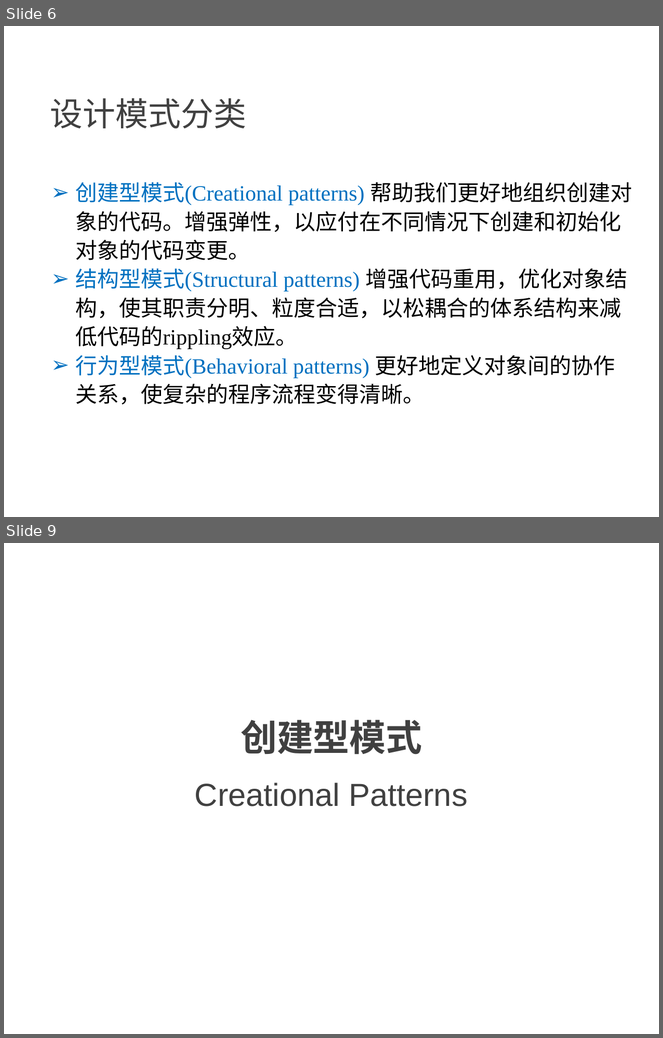
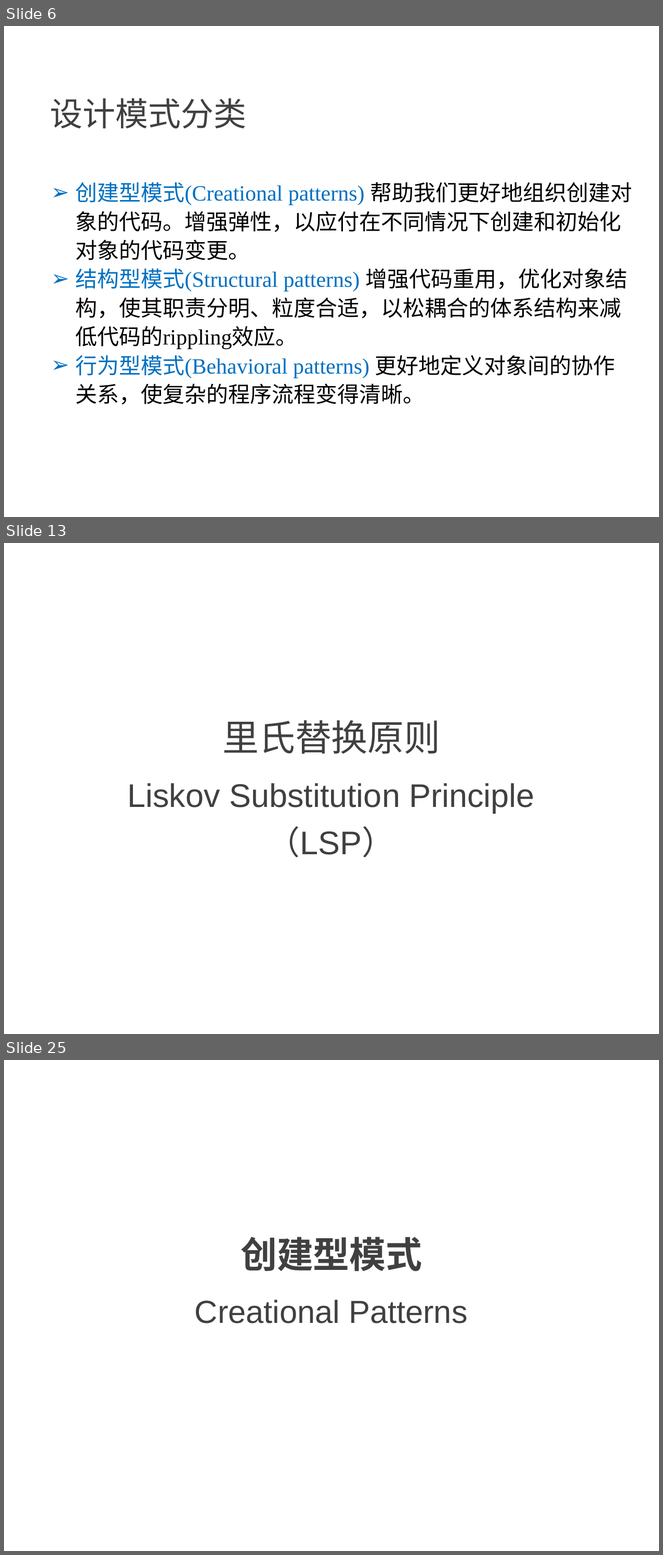
Before and after one commit to NewGr8Player/My-PPT, a slide deck: Design pattern/23种设计模式详解.pptx. Shown one above the other, each under a label of ours: slides 6 and 9 before the commit, slides 6, 13 and 25 after it; the slides between them are not shown. The pictures are 663x1038 and 663x1555 pixels, drawn with LibreOffice and Linux fonts; fonts in the diff are those of the drawing. Boxes give left, top, right and bottom in pixels: in the first picture for what was removed or moved away, otherwise in the second. Text is boxed around its words. In the diff, an @@ line names an element or a change of style, - is before the commit and + after.

Commit message:
修改PPT，增加里氏替换原则内容

```diff
--- a/Design pattern/23种设计模式详解.pptx
+++ b/Design pattern/23种设计模式详解.pptx
@@ slide 13 added at box(4, 543, 659, 1034), background #FFFFFF @@
@@ text added at box(222, 720, 441, 754), 40 pt, text #404040 @@
+里氏替换原则
@@ title added at box(127, 783, 534, 858), 36 pt, text #404040 @@
+Liskov Substitution Principle（LSP）
@@ what was slide 9 is now slide 25 @@
```
Also in this commit, not shown: 3 slides changed, 15 other slides added, 2 other files.
